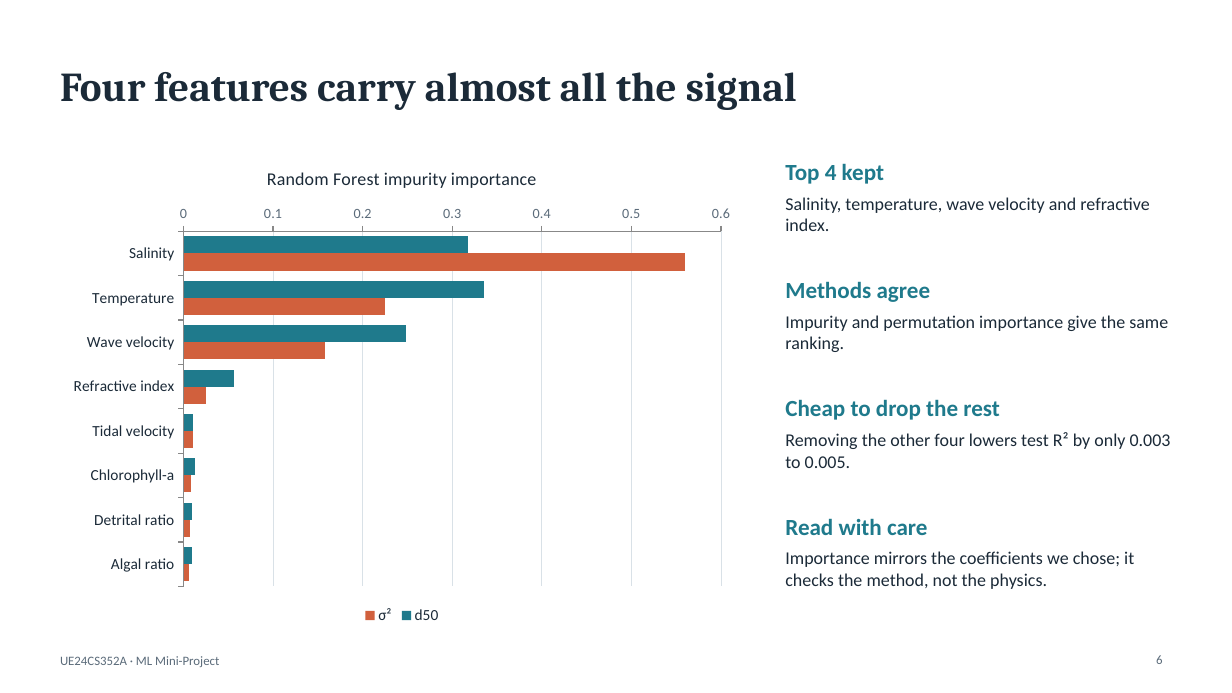
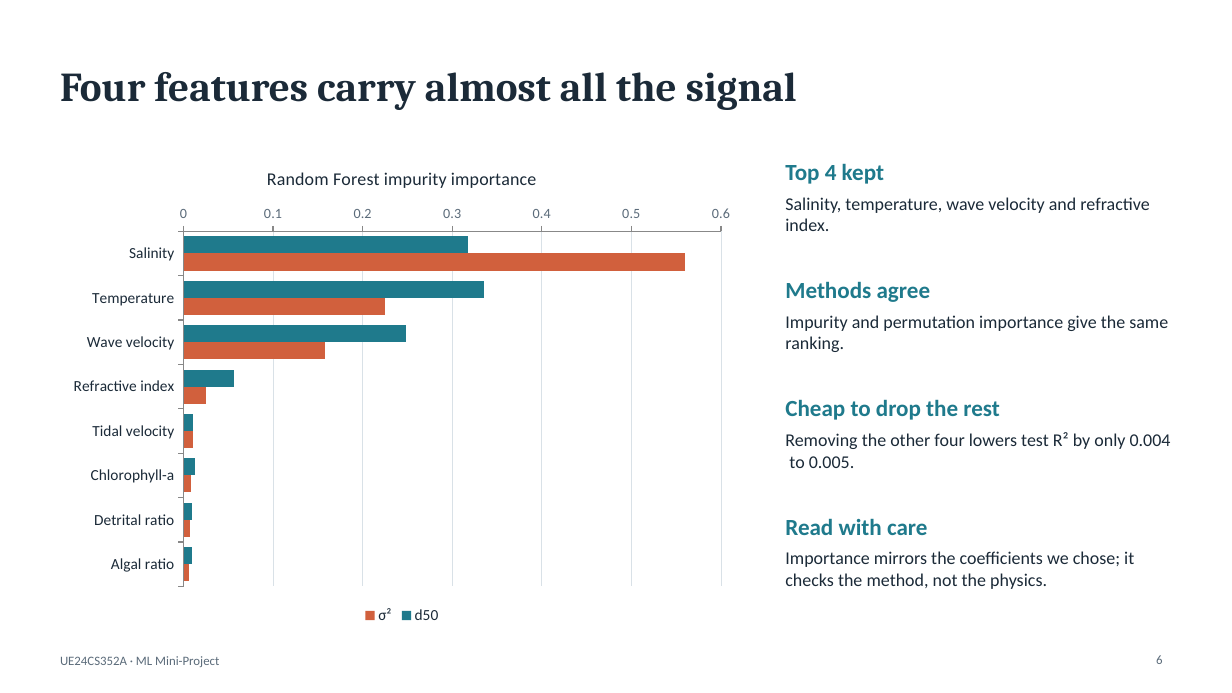
Before and after one commit to ArundhathiK29/ml-sediment-mini-project, a slide deck: slide 6 of report/ML_Mini_Project_Presentation_62.pptx. Drawn at 1232x693 pixels with LibreOffice and Linux fonts; fonts in the diff are those of the drawing. Boxes give left, top, right and bottom in pixels: in the first picture for what was removed or moved away, otherwise in the second. Text is boxed around its words. In the diff, an @@ line names an element or a change of style, - is before the commit and + after.

```diff
--- a/report/ML_Mini_Project_Presentation_62.pptx
+++ b/report/ML_Mini_Project_Presentation_62.pptx
@@ text at box(785, 432, 1171, 468): text changed @@
-Removing the other four lowers test R² by only 0.003 to 0.005.
+Removing the other four lowers test R² by only 0.004
+to 0.005.
```
Also in this commit, not shown: 3 other files.
